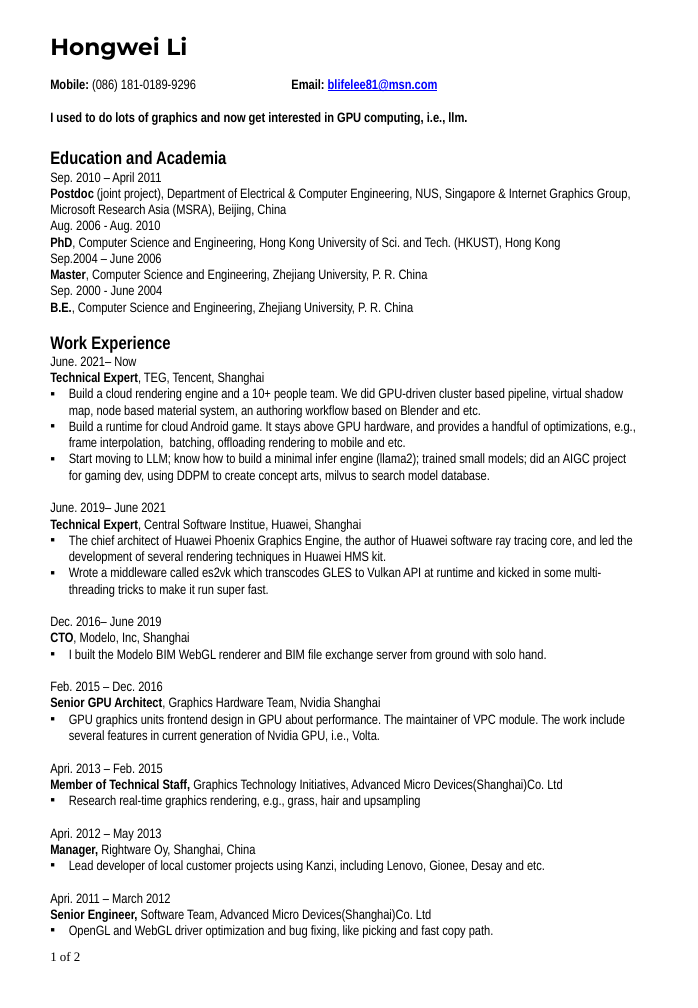
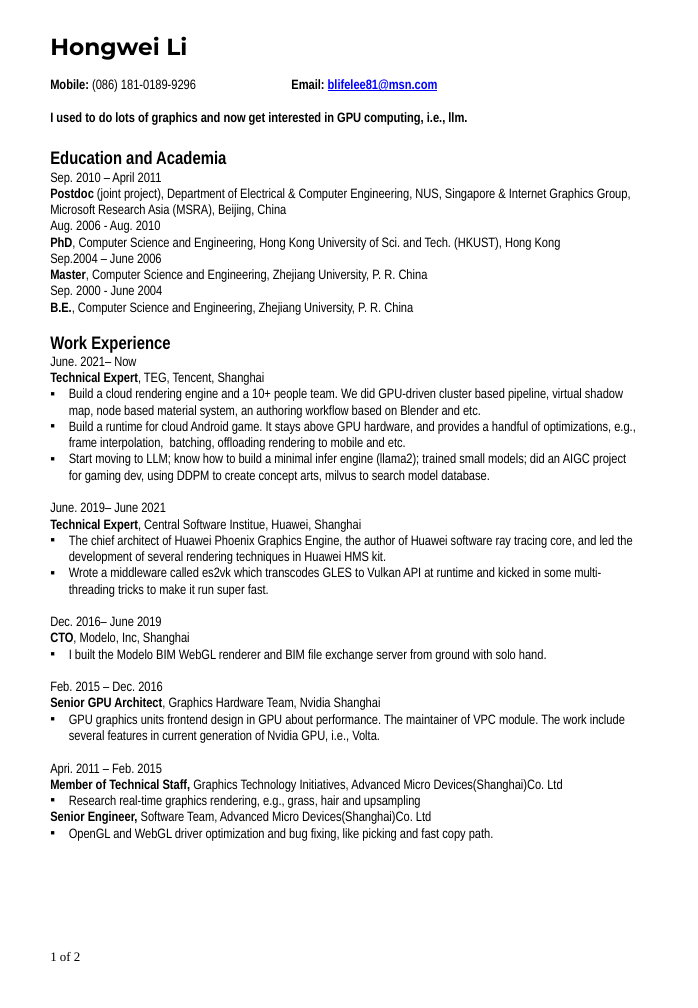
Before and after one commit to lihw/lihw.github.io, a slide deck: slide 1 of lihw_cv.pptx. Drawn at 698x1008 pixels with LibreOffice and Linux fonts; fonts in the diff are those of the drawing. Boxes give left, top, right and bottom in pixels: in the first picture for what was removed or moved away, otherwise in the second. Text is boxed around its words. In the diff, an @@ line names an element or a change of style, - is before the commit and + after.

```diff
--- a/lihw_cv.pptx
+++ b/lihw_cv.pptx
@@ text at (50, 763, 162, 776): text changed @@
-Apri. 2013 – Feb. 2015
+Apri. 2011 – Feb. 2015
@@ text at (50, 828, 545, 906): paragraphs removed @@
-Apri. 2012 – May 2013
-Manager, Rightware Oy, Shanghai, China
-  ▪ Lead developer of local customer projects using Kanzi, including Lenovo, Gionee, Desay and etc.
-Apri. 2011 – March 2012
```
Also in this commit, not shown: 3 other files.
